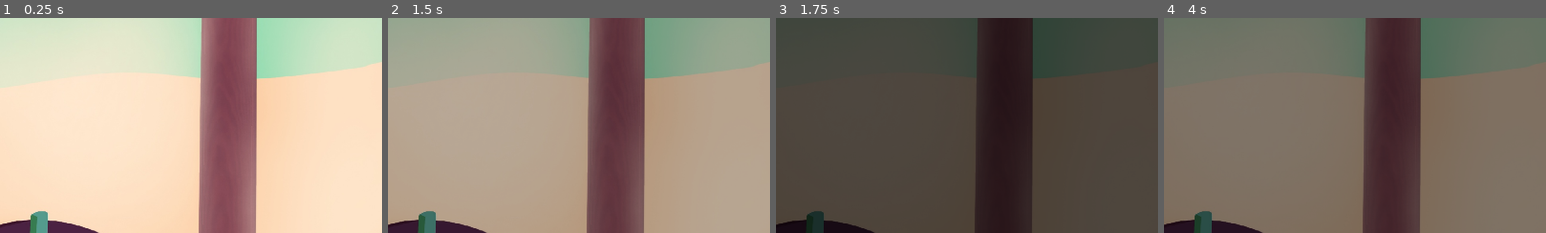
Above: before the commit, frames 1-4 (left to right).
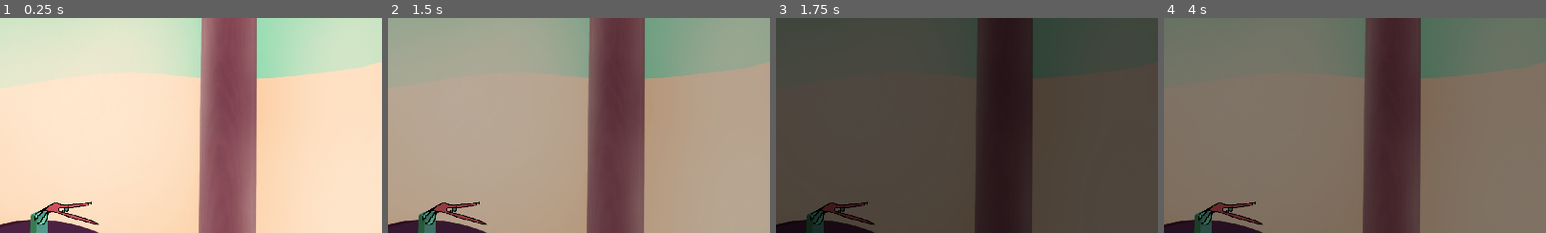
Above: after the commit, the same moments.

Repository: reggaebill/grandpa-s-boat
Game: Godot game, scene res://Scenes/cabin.tscn
Same seed, same stepped clock (60 frames per second), same inputs: the game is played once before the commit and once after it. This scene is started directly instead of the project's main scene.
Inputs (mouse positions are % of the whole screen's width and height, from its top left):
- Up to frame 1 (0.25 s): no input
- Up to frame 2 (1.5 s): click (97, 91) at 0.5 s; click (7, 87) at 1.25 s
- Up to frame 3 (1.75 s): no input
- Up to frame 4 (4 s): move the mouse to (72, 45) at 2.02 s; hold Tab (tab) 2.03-2.75 s; click (72, 45) at 2.17 s; click (40, 50) at 2.75 s; tap Enter at 3.5 s; drag from (30, 55) to (56, 79) at 3.52 s
The pictures show only the part of the screen within x 50-100%, y 26-76%; the shares and areas given below are measured in that part.

The runs differ from the first frame. In frame 1, 0.7% of the frame differs, in the area x 9-26%, y 85-97%; in frame 2, 0.7%; in frame 3, 0.6%; in frame 4, 0.7%.

Commit message:
Fixed Cabin

Diff:
--- a/Scenes/cabin.tscn
+++ b/Scenes/cabin.tscn
@@ -1,8 +1,8 @@
 [gd_scene format=3 uid="uid://bs56ofahwimj1"]
 
 [ext_resource type="Script" uid="uid://dgq4qa8kijql4" path="res://Scripts/Cabin/cabin.gd" id="1_f8aqm"]
-[ext_resource type="Texture2D" uid="uid://7slminc5osp7" path="res://Assets/Cabin/CabinWithWheel.png" id="2_c28uo"]
 [ext_resource type="Texture2D" uid="uid://s10cygpbr1oj" path="res://Assets/Scene Art/cabin interior.jpeg" id="2_iulul"]
+[ext_resource type="Texture2D" uid="uid://di5cc7s6pdiyj" path="res://Assets/Cabin/ViseGripsSprite.png" id="3_ph2gg"]
 [ext_resource type="Texture2D" uid="uid://s36x40ubh536" path="res://Assets/Scene Art/uke.png" id="4_xywt6"]
 [ext_resource type="Texture2D" uid="uid://cuhkj7belcwrw" path="res://Assets/Scene Art/wheel.png" id="5_ph2gg"]
 [ext_resource type="Script" uid="uid://c3juvo42p4b10" path="res://Scripts/Cabin/new_wheel.gd" id="6_bs8s3"]
@@ -24,15 +24,23 @@
 metadata/_edit_lock_ = true
 
 [node name="CabinBGVise" type="Sprite2D" parent="BG" unique_id=404555482]
+visible = false
 position = Vector2(960, 540)
 texture = ExtResource("2_iulul")
 metadata/_edit_lock_ = true
 
+[node name="Sprite2D" type="Sprite2D" parent="BG/CabinBGVise" unique_id=1769060218]
+position = Vector2(169, 235)
+texture = ExtResource("3_ph2gg")
+
 [node name="CabinBGWheel" type="Sprite2D" parent="BG" unique_id=1104283931]
-visible = false
 position = Vector2(960, 540)
-texture = ExtResource("2_c28uo")
+texture = ExtResource("2_iulul")
 metadata/_edit_lock_ = true
+
+[node name="Sprite2D" type="Sprite2D" parent="BG/CabinBGWheel" unique_id=70395945]
+position = Vector2(107, 253)
+texture = ExtResource("5_ph2gg")
 
 [node name="Collectible" type="Node2D" parent="." unique_id=2099541889]
 
